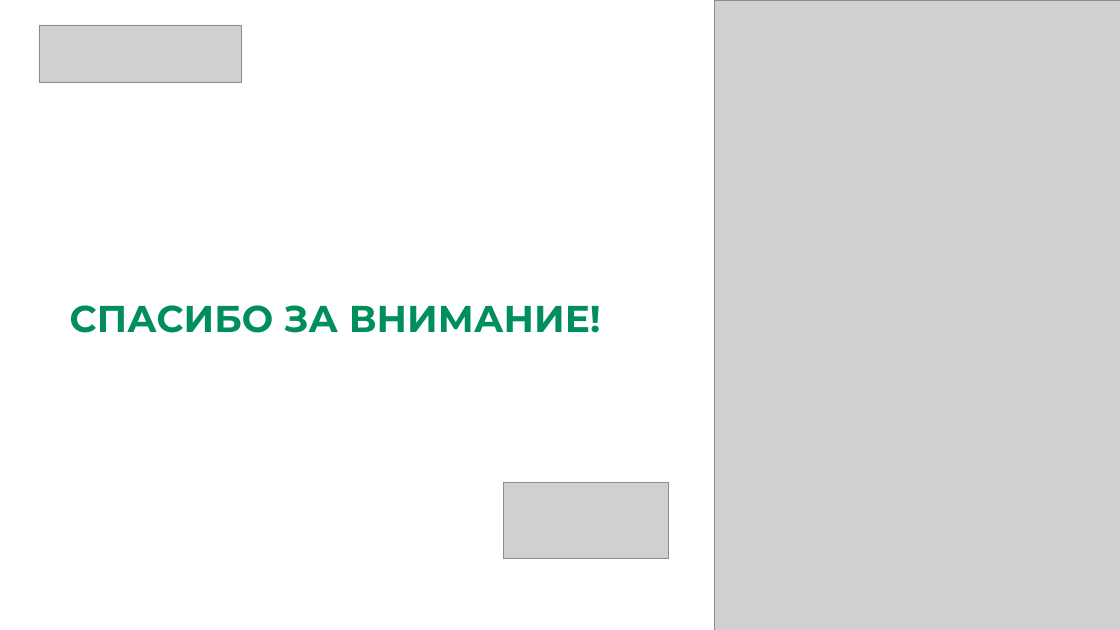
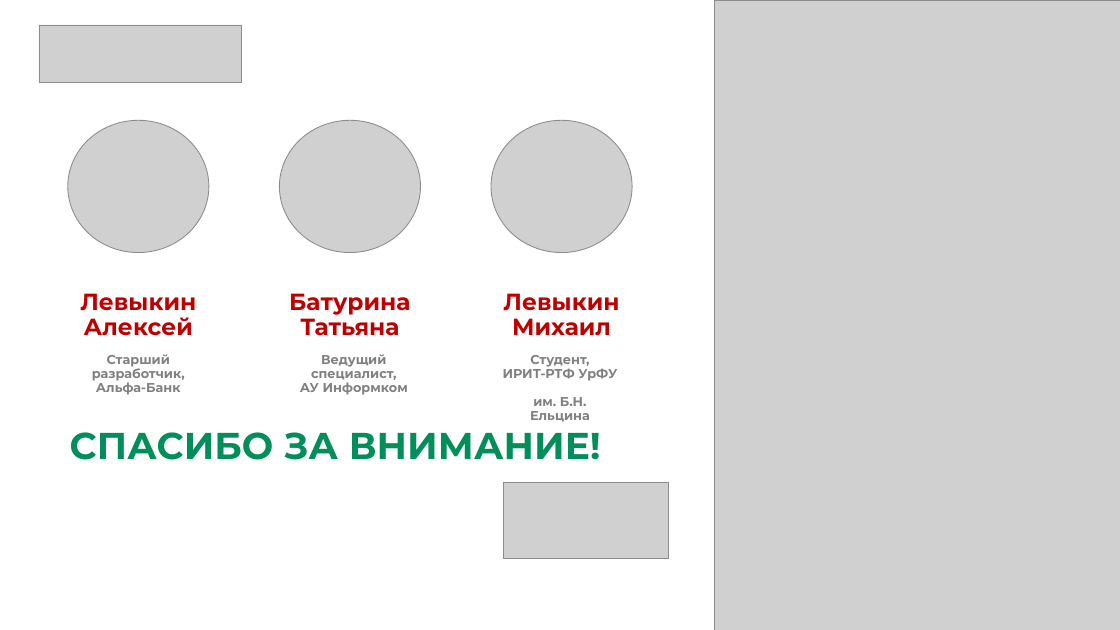
Before and after one commit to AlLevykin/techstorm, a slide deck: slide 7 of Презентация/Кейс2-SNZ-Левыкин.pptx (slide 5 before the commit). Drawn at 1120x630 pixels with LibreOffice and Linux fonts; fonts in the diff are those of the drawing; grey boxes stand for pictures. Boxes give left, top, right and bottom in pixels: in the first picture for what was removed or moved away, otherwise in the second. Text is boxed around its words. In the diff, an @@ line names an element or a change of style, - is before the commit and + after.

```diff
--- a/Презентация/Кейс2-SNZ-Левыкин.pptx
+++ b/Презентация/Кейс2-SNZ-Левыкин.pptx
@@ picture added at [68, 120, 209, 252] @@
@@ picture added at [280, 120, 421, 252] @@
@@ picture added at [492, 120, 633, 252] @@
@@ text added at [80, 293, 196, 336], 20 pt, text #C00000, bold @@
+Левыкин Алексей
@@ text added at [289, 293, 410, 336], 20 pt, text #C00000, bold @@
+Батурина Татьяна
@@ text added at [503, 293, 619, 336], 20 pt, text #C00000, bold @@
+Левыкин Михаил
@@ text added at [92, 354, 185, 395], 11 pt, text #808080, bold @@
+Старший разработчик, Альфа-Банк
@@ text added at [300, 354, 408, 395], 11 pt, text #808080, bold @@
+Ведущий специалист,
+АУ Информком
@@ text added at [503, 355, 617, 422], 11 pt, text #808080, bold @@
+Студент,
+ИРИТ-РТФ УрФУ
+им. Б.Н. Ельцина
@@ title "СПАСИБО ЗА ВНИМАНИЕ!": place and size @@
-title "СПАСИБО ЗА ВНИМАНИЕ!" at [70, 305, 601, 333]
+title "СПАСИБО ЗА ВНИМАНИЕ!" at [70, 432, 601, 460]
@@ title "СПАСИБО ЗА ВНИМАНИЕ!" at [70, 432, 601, 460]: alignment left to centre @@
```
Also in this commit, not shown: 2 other slides changed, 3 slides added, 1 slide removed, 5 other files.
